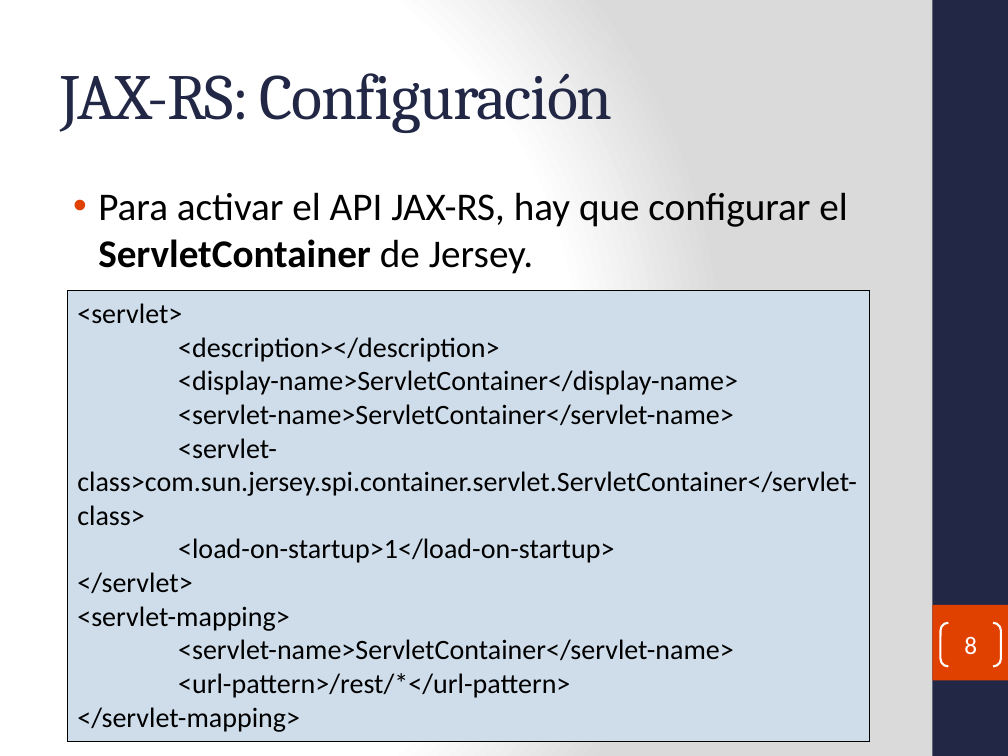
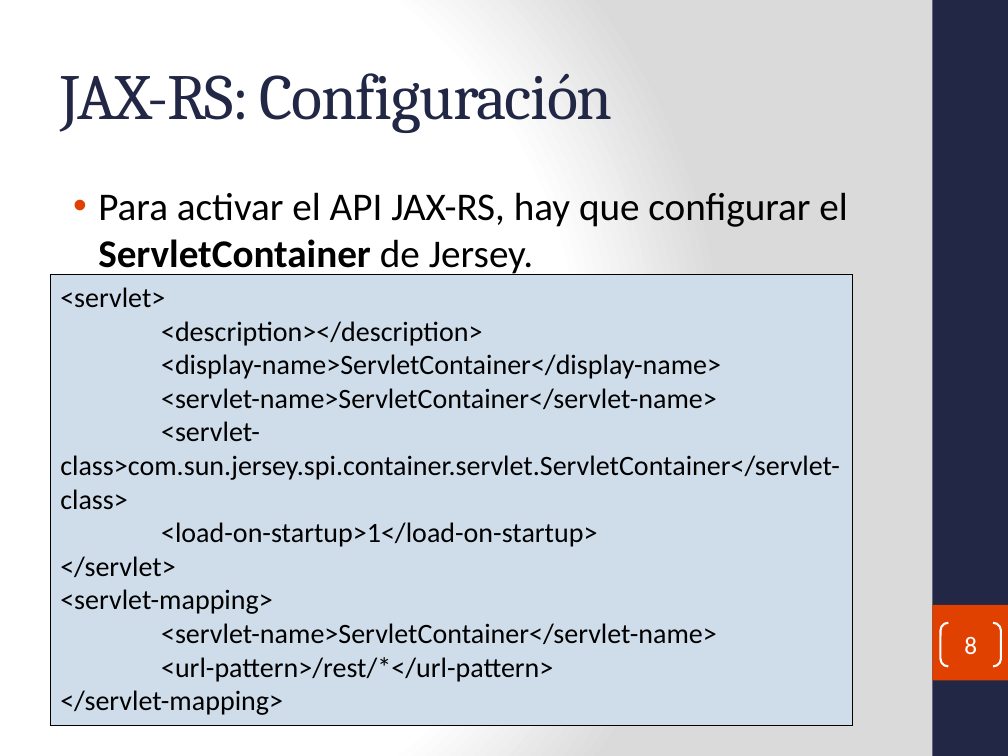
Before and after one commit to fdepablo/WsCursoJavaEE, a slide deck: slide 8 of _34_WS_REST_HolaMundo/powerpoint/REST Web Services.pptx. Drawn at 1008x756 pixels with LibreOffice and Linux fonts; fonts in the diff are those of the drawing. Boxes give left, top, right and bottom in pixels: in the first picture for what was removed or moved away, otherwise in the second. Text is boxed around its words. In the diff, an @@ line names an element or a change of style, - is before the commit and + after.

```diff
--- a/_34_WS_REST_HolaMundo/powerpoint/REST Web Services.pptx
+++ b/_34_WS_REST_HolaMundo/powerpoint/REST Web Services.pptx
@@ rectangle "<servlet>": place and size @@
-rectangle "<servlet>" at (68, 290, 869, 742)
+rectangle "<servlet>" at (50, 274, 852, 726)
```
Also in this commit, not shown: 3 other slides changed, 11 other files.
